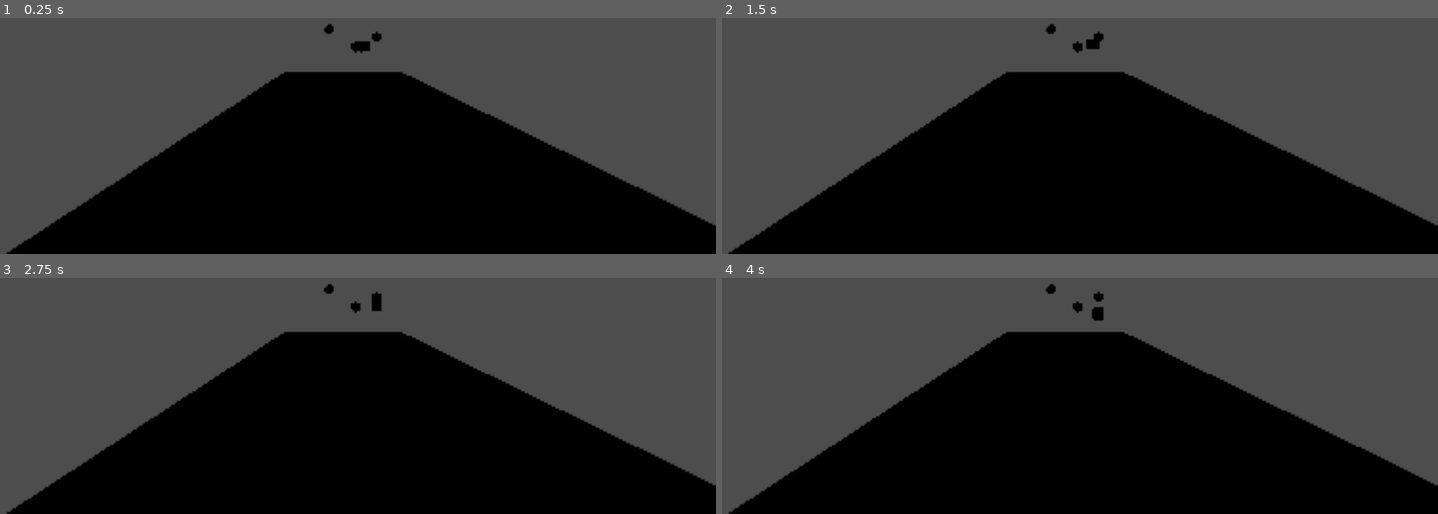
Above: before the commit, frames 1-4 (two rows, left to right).
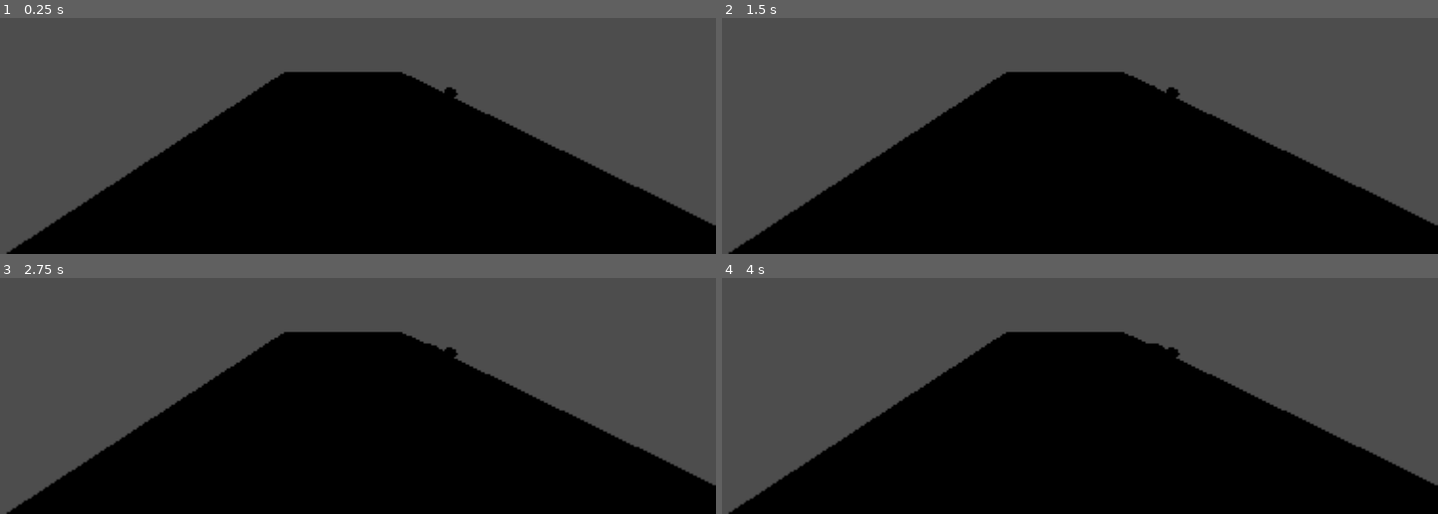
Above: after the commit, the same moments.

Repository: aetente/godot-sandbox
Game: Godot game, scene res://scenes/test_cars.tscn
Two runs of this game, one before a commit and one after it. Both use one fixed random seed, a clock stepped at 60 frames per second and the inputs below. The project has no main scene, so this scene is started directly.
Inputs (mouse positions are in pixels of both pictures, inside the frame that each line leads up to):
- Up to frame 1 (0.25 s): no input
- Up to frame 2 (1.5 s): tap Enter at 0.5 s; move the mouse to (1223, 18) at 0.52 s; hold Right (ui_right) 0.53-1.28 s; hold E (KEY_E) 0.53-1.28 s; tap Space (jump) at 0.77 s; move the mouse to (901, 60) at 1.27 s; hold Down (ui_down) from 1.28 s (still down); tap Q (KEY_Q) at 1.35 s
- Up to frame 3 (2.75 s): tap Space (jump) at 1.52 s; move the mouse to (outside the picture) at 2.02 s; release Down (ui_down) at 2.03 s; hold Right (ui_right) from 2.03 s (still down); hold S (KEY_S) from 2.03 s (still down)
- Up to frame 4 (4 s): move the mouse to (1015, 384) at 2.77 s; release Right (ui_right) at 2.78 s; release S (KEY_S) at 2.78 s; hold Up (ui_up) 2.78-3.53 s; tap W (KEY_W) at 2.85 s; tap Space (jump) at 3.02, 3.77 s; move the mouse to (1287, 362) at 3.52 s; hold Left (ui_left) from 3.53 s (still down); hold X (KEY_X) from 3.53 s (still down)

The runs differ from the first frame. In frame 1, 0.3% of the frame differs, in the area x 45-64%, y 2-34%; in frame 2, 0.3%; in frame 3, 0.3%; in frame 4, 0.4%.

Commit message:
update: now many cars are following the path

Diff:
--- a/elements/test_mesh.tscn
+++ b/elements/test_mesh.tscn
@@ -9,12 +9,46 @@
 [sub_resource type="BoxShape3D" id="BoxShape3D_1ab2y"]
 size = Vector3(0.3, 0.3, 0.3)
 
+[sub_resource type="StandardMaterial3D" id="StandardMaterial3D_2ee6a"]
+albedo_color = Color(0.368627, 0.368627, 0.368627, 1)
+
+[sub_resource type="CylinderMesh" id="CylinderMesh_72lgl"]
+material = SubResource("StandardMaterial3D_2ee6a")
+
 [node name="Node3D" type="RigidBody3D"]
 gravity_scale = 0.0
 
 [node name="StaticBody3D" type="MeshInstance3D" parent="."]
-transform = Transform3D(0.3, 0, 0, 0, 0.3, 0, 0, 0, 0.3, 0, 0, 0)
+transform = Transform3D(-0.3, 0, -2.62268e-08, 0, 0.3, 0, 2.62268e-08, 0, -0.3, -0.0056728, 0, -0.0312893)
+mesh = SubResource("BoxMesh_2ytyv")
+
+[node name="StaticBody3D3" type="MeshInstance3D" parent="."]
+transform = Transform3D(-0.3, 0, -2.62268e-08, 0, 0.136723, 0, 2.62268e-08, 0, -0.3, -0.00567282, -0.0845697, -0.263459)
+mesh = SubResource("BoxMesh_2ytyv")
+
+[node name="StaticBody3D4" type="MeshInstance3D" parent="."]
+transform = Transform3D(-0.3, 0, -2.62268e-08, 0, 0.136723, 0, 2.62268e-08, 0, -0.3, -0.00567278, -0.0845697, 0.157817)
+mesh = SubResource("BoxMesh_2ytyv")
+
+[node name="StaticBody3D5" type="MeshInstance3D" parent="."]
+transform = Transform3D(-0.3, 5.97633e-09, -2.27131e-08, 0, 0.118405, 0.15, 2.62268e-08, 0.0683613, -0.259808, -0.00567278, 0.0149846, 0.157817)
 mesh = SubResource("BoxMesh_2ytyv")
 
 [node name="CollisionShape3D" type="CollisionShape3D" parent="."]
 shape = SubResource("BoxShape3D_1ab2y")
+
+[node name="wheel" type="MeshInstance3D" parent="."]
+transform = Transform3D(0, -0.0281441, -1.39876e-08, -0.16, 0, 0, 0, 2.46044e-09, -0.16, -0.140828, -0.117399, -0.276111)
+mesh = SubResource("CylinderMesh_72lgl")
+
+[node name="wheel2" type="MeshInstance3D" parent="."]
+transform = Transform3D(0, -0.0281441, -1.39876e-08, -0.16, 0, 0, 0, 2.46044e-09, -0.16, 0.140827, -0.117399, -0.276111)
+mesh = SubResource("CylinderMesh_72lgl")
+
+[node name="wheel3" type="MeshInstance3D" parent="."]
+transform = Transform3D(0, -0.0281441, -1.39876e-08, -0.16, 0, 0, 0, 2.46044e-09, -0.16, -0.140827, -0.117399, 0.203089)
+mesh = SubResource("CylinderMesh_72lgl")
+
+[node name="wheel4" type="MeshInstance3D" parent="."]
+transform = Transform3D(0, -0.0281441, -1.39876e-08, -0.16, 0, 0, 0, 2.46044e-09, -0.16, 0.140828, -0.117399, 0.203089)
+mesh = SubResource("CylinderMesh_72lgl")
--- a/scenes/test_cars.tscn
+++ b/scenes/test_cars.tscn
@@ -5,7 +5,7 @@
 [sub_resource type="Curve3D" id="Curve3D_o6gkx"]
 bake_interval = 1.0
 _data = {
-"points": PackedVector3Array(0, 0, 0, 0, 0, 0, 0.558737, -1.04283, -0.906151, 0, 0, 0, 0, 0, 0, -0.0901741, 0.0758845, -0.912193, 0, 0, 0, 0, 0, 0, 0.208042, -0.230809, -0.182008, 0, 0, 0, 0, 0, 0, 0.0133808, 0.329375, 0.634688),
+"points": PackedVector3Array(0, 0, 0, 0, 0, 0, -0.112644, -1.07185, -3.32795, 0, 0, 0, 0, 0, 0, 0.480787, -1.17248, -0.779045, 0, 0, 0, 0, 0, 0, -1.68195, -1.26824, 1.33012, 0, 0, 0, 0, 0, 0, 1.14262, -1.30483, 2.15524),
 "tilts": PackedFloat32Array(0, 0, 0, 0)
 }
 point_count = 4
@@ -19,8 +19,22 @@
 script = ExtResource("1_vwrdg")
 
 [node name="Path3D" type="Path3D" parent="."]
-transform = Transform3D(1, 0, 0, 0, 1, 0, 0, 0, 1, 0.0478473, 1.77843, -0.079166)
+transform = Transform3D(1, 0, 0, 0, 1, 0, 0, 0, 1, 0.412126, -0.51815, 0.323977)
 curve = SubResource("Curve3D_o6gkx")
+
+[node name="CSGPolygon3D" type="CSGPolygon3D" parent="Path3D"]
+visible = false
+polygon = PackedVector2Array(0, 0, 0.00266531, 0.07302, 0.993613, 0.0614625, 1, 0)
+mode = 2
+path_node = NodePath("..")
+path_interval_type = 0
+path_interval = 1.0
+path_simplify_angle = 0.0
+path_rotation = 2
+path_local = true
+path_continuous_u = true
+path_u_distance = 1.0
+path_joined = false
 
 [node name="MeshInstance3D" type="MeshInstance3D" parent="."]
 transform = Transform3D(6.66888, 0, 0, 0, 0.320857, 0, 0, 0, 6.49991, 0, -1.97208, 0)
--- a/scripts/follow_path_rigid.gd
+++ b/scripts/follow_path_rigid.gd
@@ -3,9 +3,16 @@
 @onready var path = get_node('./Path3D')
 var path_points
 var point_index = 0
-var rigid
+var point_indexes = []
+var rigids = []
 var move_speed = 0.1
 var velocity = Vector3.ZERO
+
+const amount_of_rigis = 10
+const rigids_freq = 0.3
+
+var time_start = 0
+var time_now = 0
 
 func create_instance(add):
 	var scene = load(add)
@@ -14,16 +21,13 @@
 
 # Called when the node enters the scene tree for the first time.
 func _ready():
-	rigid = create_instance('res://elements/test_mesh.tscn')
-	add_child(rigid)
-
+	time_start = Time.get_unix_time_from_system()
 	if (path):
 		path_points = path.curve.get_baked_points()
-		rigid.position = path.curve.get_point_position(point_index)
 		for i in range(path.curve.point_count):
 			var mesh = MeshInstance3D.new()
 			mesh.mesh = SphereMesh.new()
-			mesh.position = path.curve.get_point_position(i)
+			mesh.position = path.curve.get_point_position(i) + path.position
 			mesh.scale = Vector3.ONE * 0.3
 
 			add_child(mesh)
@@ -34,14 +38,28 @@
 	pass
 
 func _physics_process(delta):
+	time_now = Time.get_unix_time_from_system()
+	if (time_now - time_start >= rigids_freq):
+		var rigid = create_instance('res://elements/test_mesh.tscn')
+		rigid.position = path.curve.get_point_position(0)
+		rigids.push_front(rigid)
+		point_indexes.push_front(0)
+		add_child(rigid)
+		time_start = Time.get_unix_time_from_system()
 	if (path):
-		var target = path.curve.get_point_position(point_index)
-		if (rigid.position.distance_to(target) < 0.3):
-			point_index = wrapi(point_index + 1, 0, path.curve.point_count)
-			print(point_index, ' : ', path.curve.point_count)
-			target = path.curve.get_point_position(point_index)
-		velocity = (target - rigid.position).normalized() * move_speed
-		var angle = rigid.position.angle_to(target)
-		rigid.look_at(target)
-		#rigid.apply_force(velocity)
-		rigid.position += velocity
+		for i in range(rigids.size()):
+			point_index = point_indexes[i]
+			var rigid = rigids[i]
+			var target = path.curve.get_point_position(point_index) + path.position
+			if (rigid.position.distance_to(target) < 0.3):
+				point_index = point_index + 1
+				point_indexes[i] = point_index
+				if (point_index >= path.curve.point_count):
+					remove_child(rigid)
+					point_indexes.remove_at(i)
+					rigids.remove_at(i)
+				target = path.curve.get_point_position(point_index) + path.position
+			velocity = (target - rigid.position).normalized() * move_speed
+			rigid.look_at(target)
+			#rigid.apply_force(velocity)
+			rigid.position += velocity
Not shown: 1 places in elements/test_mesh.tscn that only renumber resources
